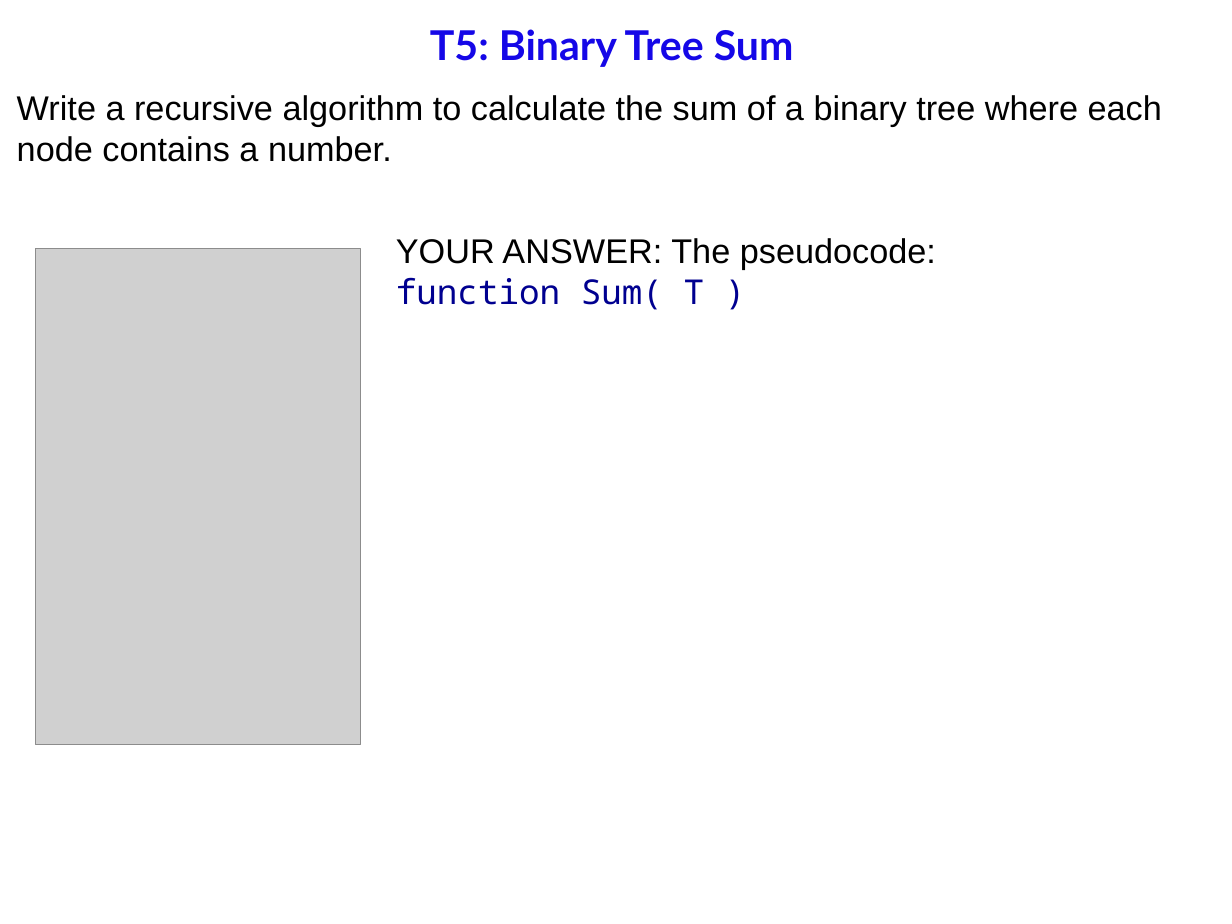
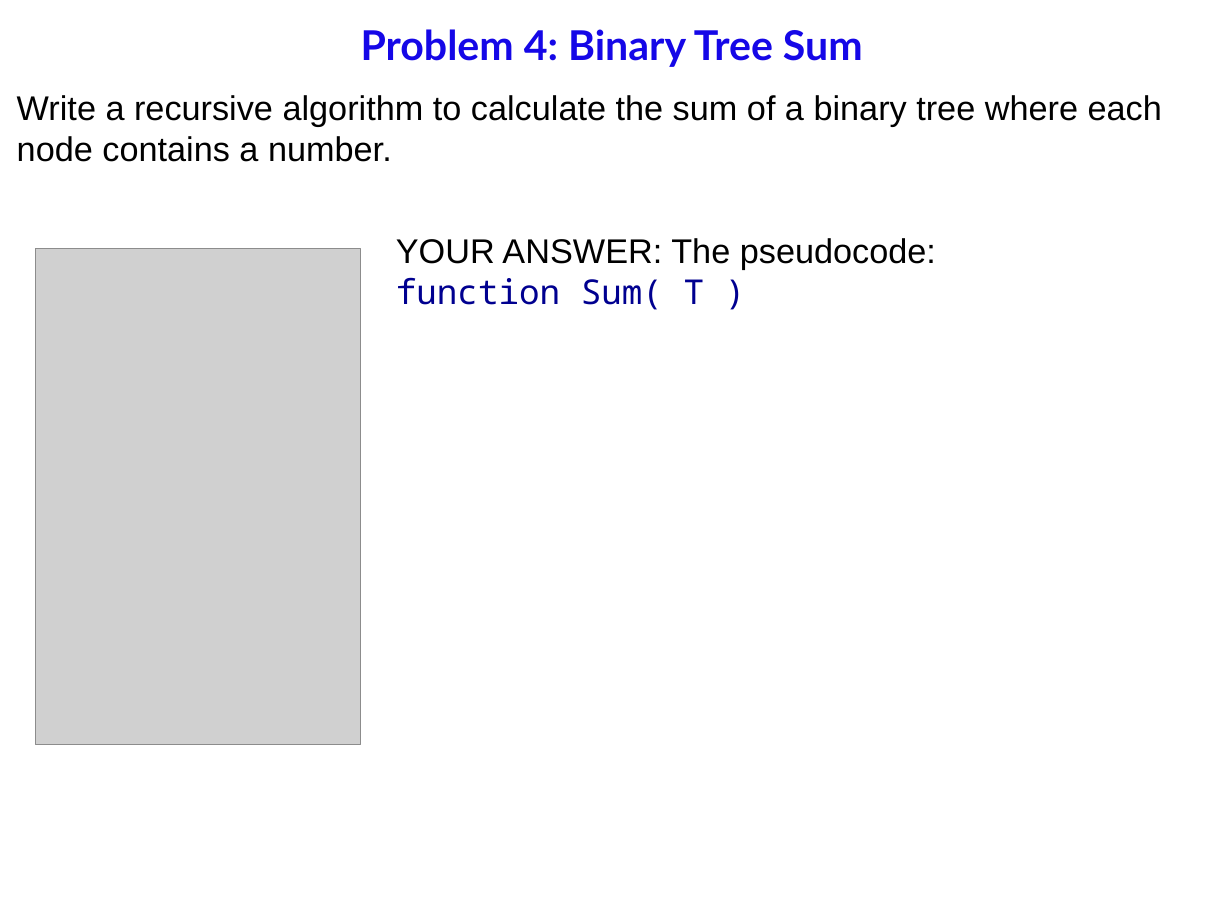
Before and after one commit to anhvir/c207, a slide deck: slide 10 of 06_C207_21S1.pptx (slide 14 before the commit). Drawn at 1232x924 pixels with LibreOffice and Linux fonts; fonts in the diff are those of the drawing; grey boxes stand for pictures; background and template pictures are left out. Boxes give left, top, right and bottom in pixels: in the first picture for what was removed or moved away, otherwise in the second. Text is boxed around its words. In the diff, an @@ line names an element or a change of style, - is before the commit and + after.

```diff
--- a/06_C207_21S1.pptx
+++ b/06_C207_21S1.pptx
@@ title at (x1=361, y1=29, x2=863, y2=67): text changed @@
-T5: Binary Tree Sum
+Problem 4: Binary Tree Sum
```
Also in this commit, not shown: 13 other slides changed, 1 other file.
